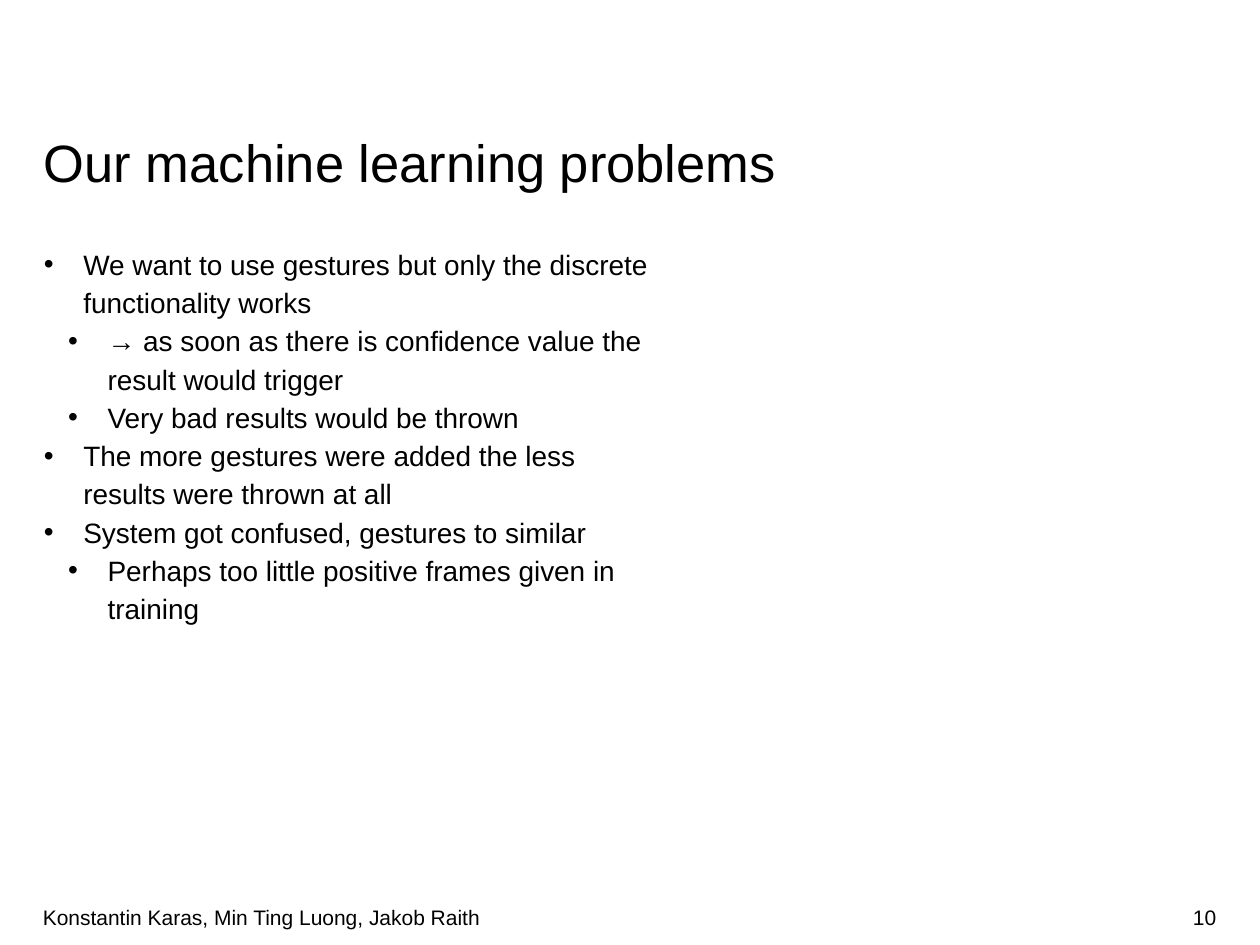
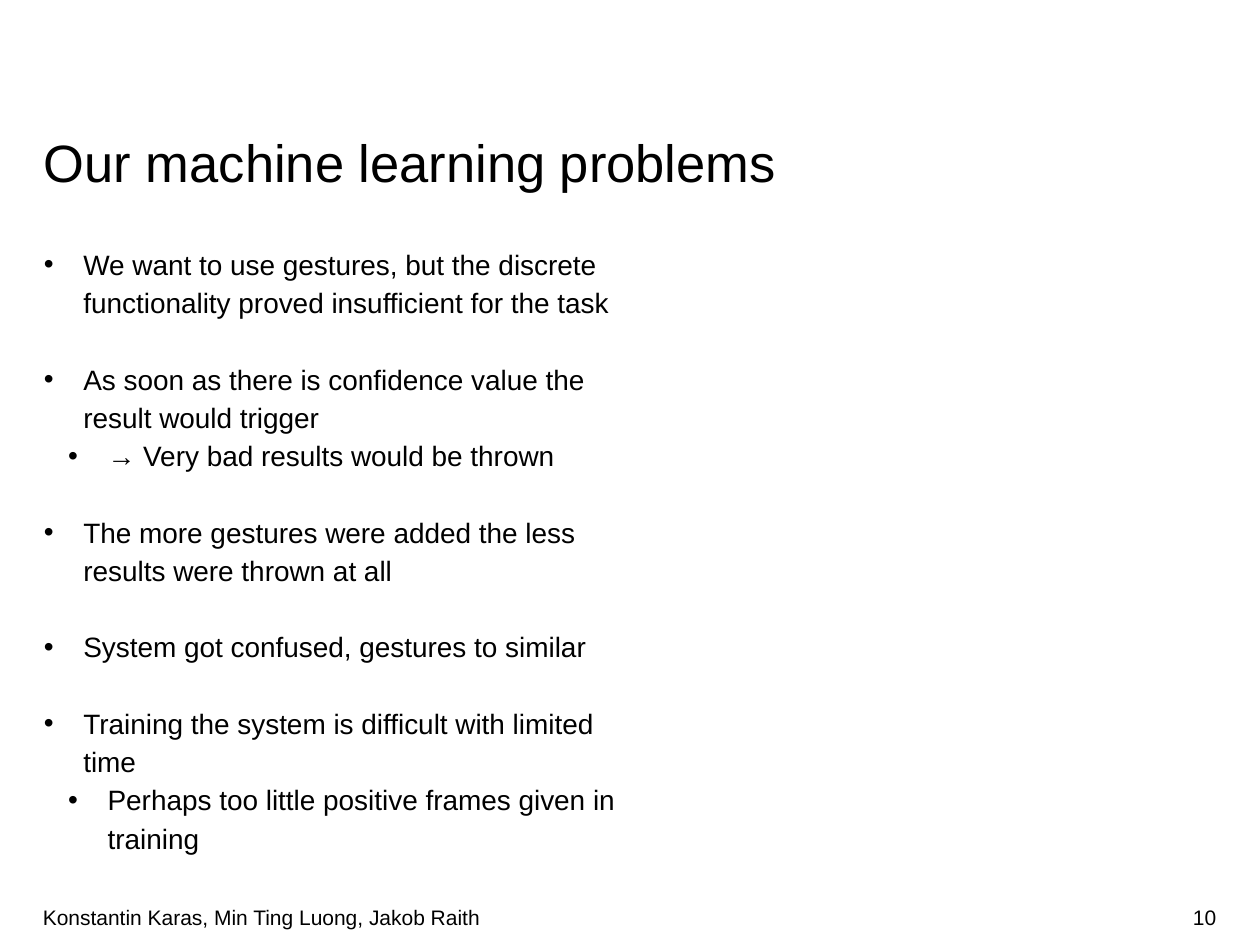
Before and after one commit to doingitraith/TaViS2019, a slide deck: slide 10 of Documents/Presentation.pptx. Drawn at 1260x945 pixels with LibreOffice and Linux fonts; fonts in the diff are those of the drawing; background and template pictures are left out. Boxes give left, top, right and bottom in pixels: in the first picture for what was removed or moved away, otherwise in the second. Text is boxed around its words. In the diff, an @@ line names an element or a change of style, - is before the commit and + after.

Commit message:
Updated presentation

```diff
--- a/Documents/Presentation.pptx
+++ b/Documents/Presentation.pptx
@@ text at (83, 254, 608, 471): text changed @@
-• We want to use gestures but only the discrete functionality works
-  • → as soon as there is confidence value the result would trigger
-  • Very bad results would be thrown
+• We want to use gestures, but the discrete functionality proved insufficient for the task
+• As soon as there is confidence value the result would trigger
+  • → Very bad results would be thrown
@@ text at (83, 713, 594, 773): paragraph added @@
+• Training the system is difficult with limited time
```
Also in this commit, not shown: 1 slide added.
